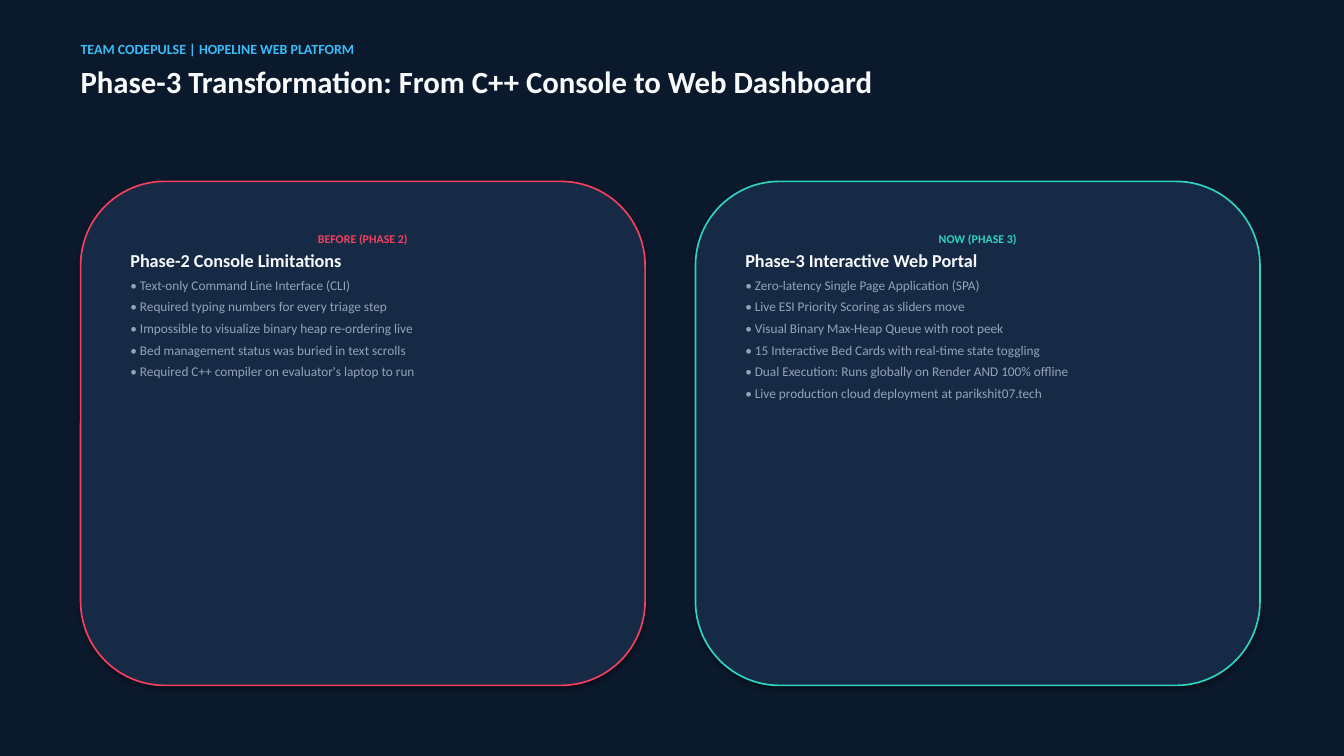
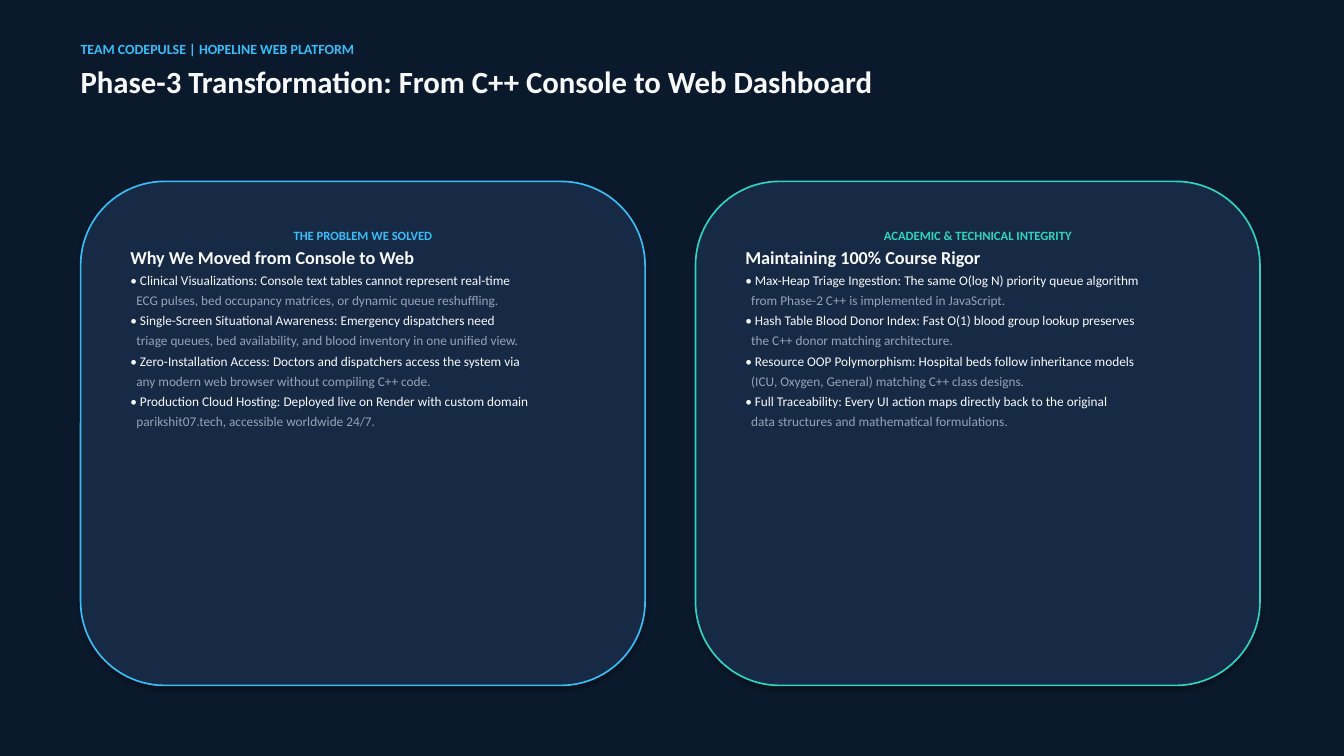
Before and after one commit to khannashivansh03coder/hopeline-pbl-project, a slide deck: slide 2 of parikshit_develope/HopeLine_CodePulse_Guide.pptx. Drawn at 1344x756 pixels with LibreOffice and Linux fonts; fonts in the diff are those of the drawing. Boxes give left, top, right and bottom in pixels: in the first picture for what was removed or moved away, otherwise in the second. Text is boxed around its words. In the diff, an @@ line names an element or a change of style, - is before the commit and + after.

Commit message:
Refactor presentation to 100% cloud architecture (Render & parikshit07.tech), removing offline mode

```diff
--- a/parikshit_develope/HopeLine_CodePulse_Guide.pptx
+++ b/parikshit_develope/HopeLine_CodePulse_Guide.pptx
@@ rounded rectangle "THE PROBLEM WE SOLVED" at (81,181,645,686): outline #F43F5E 1.2 pt to #38BDF8 1.2 pt @@
@@ text in rounded rectangle at (130,231,528,428): text changed; text colour #94A3B8 to #F8FAFC @@
-BEFORE (PHASE 2)
-Phase-2 Console Limitations
-• Text-only Command Line Interface (CLI)
-• Required typing numbers for every triage step
-• Impossible to visualize binary heap re-ordering live
-• Bed management status was buried in text scrolls
-• Required C++ compiler on evaluator's laptop to run
+THE PROBLEM WE SOLVED
+Why We Moved from Console to Web
+• Clinical Visualizations: Console text tables cannot represent real-time
+ECG pulses, bed occupancy matrices, or dynamic queue reshuffling.
+• Single-Screen Situational Awareness: Emergency dispatchers need
+triage queues, bed availability, and blood inventory in one unified view.
+• Zero-Installation Access: Doctors and dispatchers access the system via
+any modern web browser without compiling C++ code.
+• Production Cloud Hosting: Deployed live on Render with custom domain
+parikshit07.tech, accessible worldwide 24/7.
@@ text in rounded rectangle at (745,231,1138,426): text changed; text colour #94A3B8 to #F8FAFC @@
-NOW (PHASE 3)
-Phase-3 Interactive Web Portal
-• Zero-latency Single Page Application (SPA)
-• Live ESI Priority Scoring as sliders move
-• Visual Binary Max-Heap Queue with root peek
-• 15 Interactive Bed Cards with real-time state toggling
-• Dual Execution: Runs globally on Render AND 100% offline
-• Live production cloud deployment at parikshit07.tech
+ACADEMIC & TECHNICAL INTEGRITY
+Maintaining 100% Course Rigor
+• Max-Heap Triage Ingestion: The same O(log N) priority queue algorithm
+from Phase-2 C++ is implemented in JavaScript.
+• Hash Table Blood Donor Index: Fast O(1) blood group lookup preserves
+the C++ donor matching architecture.
+• Resource OOP Polymorphism: Hospital beds follow inheritance models
+(ICU, Oxygen, General) matching C++ class designs.
+• Full Traceability: Every UI action maps directly back to the original
+data structures and mathematical formulations.
```
Also in this commit, not shown: 9 other slides changed, 2 slides added, 2 slides removed.
